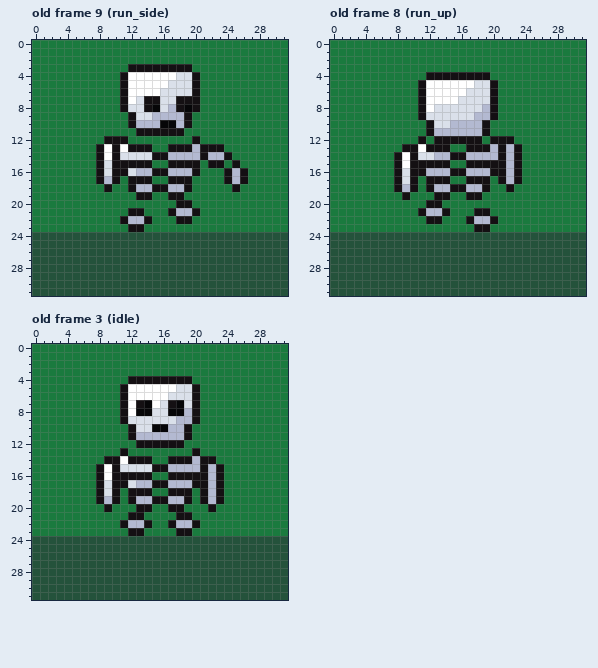
One commit to this pixel-art file: assets/sprites/WIP/skeleton.aseprite. That is the earlier state.
32x32 pixels, 10 frames. Shown: old frame 9 (run_side), old frame 8 (run_up), old frame 3 (idle). The commit also changed other frames, which this record leaves out.
After the commit:
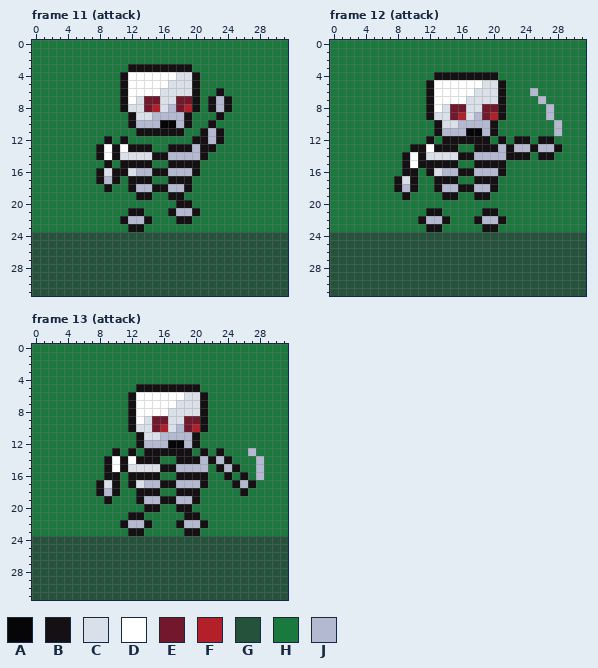
Palette (. is transparent): A #060608  B #141013  C #dae0ea  D #ffffff  E #73172d  F #b4202a  G #24523b  H #1a7a3e  J #b3b9d1
A new or re-ordered frame is compared with the old frame closest to it.
Log entry: Updated skeleton & added attack animation
The exact change:
frames 10 -> 17
Frame 11 (attack) is new; against old frame 9 (run_side), layer "main":
y 6: x 23 H -> B
y 7: x 14..15 BB -> EE; x 18..19 BB -> EE; x 22..24 HHH -> BJB
y 8: x 14..15 BA -> EF; x 18..19 BA -> EF; x 22..24 HHH -> BJB
y 9: x 23 H -> B
y 10: x 22 H -> B
y 11: x 21..23 HHH -> BJB
y 12: x 10 B -> H; x 21..23 HHH -> BJB
y 13: x 23 B -> H
y 14: x 22..24 JJB -> HHH
y 15: x 8..10 BCB -> HBH; x 22..23 BB -> HH; x 25 B -> H
y 16..17: x 24..26 BJB -> HHH
y 18: x 25 B -> H
Frame 12 (attack) is new; against old frame 8 (run_up), layer "main":
y 4: x 12 B -> H; x 20 H -> B
y 5: x 11..12 BD -> HB; x 18 C -> D; x 20..21 BH -> CB
y 6: x 11..12 BD -> HB; x 17 C -> D; x 20..21 BH -> CB; x 25 H -> J
y 7: x 11..12 BD -> HB; x 16 C -> D; x 20..21 BH -> CB; x 26 H -> J
y 8: x 11..13 BDC -> HBD; x 15..16 CC -> EE; x 19..21 JBH -> EEB; x 27 H -> J
y 9: x 11..12 BC -> HB; x 15..16 CC -> EF; x 19..21 JBH -> EFB; x 27 H -> J
y 10: x 12..13 BC -> HB; x 15 J -> C; x 19..20 BH -> JB; x 28 H -> J
y 11: x 12..13 BJ -> HB; x 17..20 JJBH -> AAJB; x 28 H -> J
y 12: x 11..13 BHB -> HBH; x 19..20 HB -> BH; x 22..24 BHH -> HBB; x 26..27 HH -> BB
y 13: x 9 B -> H; x 11..12 DB -> BD; x 15 H -> B; x 17 B -> H; x 20..28 JBJBHHHHH -> BJBJJBJJB
y 14: x 8..11 BDBC -> HBDB; x 13..15 JJB -> CCC; x 17 J -> B; x 21..22 BJ -> JB; x 24 H -> B; x 26..27 HH -> BB
y 15: x 8..10 BDB -> HBD; x 15 H -> B; x 17 B -> H; x 22..23 JB -> HH
y 16: x 8..9 BC -> HB; x 11..13 BJJ -> HBC; x 15 B -> J; x 17 J -> B; x 20 B -> J; x 22..23 JB -> HH
y 17: x 12 B -> H; x 15 H -> B; x 17 B -> H; x 20..23 HBJB -> BHHH
y 18: x 12..13 BJ -> HB; x 15 B -> J; x 17 J -> B; x 19..20 BH -> JB; x 22 B -> H
y 19: x 13 B -> H; x 15 H -> B; x 17 B -> H; x 19 H -> B
y 20: x 12..13 BB -> HH
y 21: x 11..14 BJJB -> HBBH; x 18 B -> H; x 20 H -> B
y 22: x 11..14 HBBH -> BJJB; x 17..18 BJ -> HB; x 20..21 BH -> JB
y 23: x 12..13 HH -> BB; x 18 B -> H; x 20 H -> B
Frame 13 (attack) is new; against old frame 3 (idle), layer "main":
y 4: x 12..19 BBBBBBBB -> HHHHHHHH
y 5: x 11..19 BDDDDDDCC -> HHBBBBBBB
y 6: x 11..12 BD -> HB; x 17..18 CC -> DD; x 20..21 BH -> CB
y 7: x 11..14 BDBA -> HBDD; x 16..18 CBA -> DDC; x 20..21 BH -> CB
y 8: x 11..21 BDAACCAAJBH -> HBDDDDCCCCB
y 9: x 11..13 BCC -> HBD; x 15..16 CC -> EE; x 18..21 JJBH -> CEEB
y 10: x 15..17 AAJ -> EFC; x 19..21 BHH -> EFB
y 11: x 12..15 BJJJ -> HBCC; x 19..20 BH -> JB
y 12: x 14..20 BBBBBHH -> JJJAAJB
y 13: x 10..12 HBH -> BHB; x 14..21 HHHHHHBH -> BBBBBBHB; x 23 H -> B; x 27 H -> J
y 14: x 10..12 BDB -> DBD; x 15 H -> B; x 17 B -> H; x 20..21 JB -> BJ; x 23..24 HH -> JB; x 28 H -> J
y 15: x 8..11 BDBC -> HBDB; x 15 B -> C; x 17 J -> B; x 21..22 BJ -> JH; x 24..25 HH -> JB; x 28 H -> J
y 16: x 8..9 BD -> HB; x 11 B -> H; x 15 H -> B; x 17 B -> H; x 22..24 JBH -> HHB; x 26 H -> B; x 28 H -> J
y 17: x 11..13 BCJ -> HBC; x 15 B -> J; x 17 J -> B; x 20 B -> J; x 22..23 JB -> HH; x 25..27 HHH -> BJB
y 18: x 9 C -> J; x 12 B -> H; x 15 H -> B; x 17 B -> H; x 20..23 HBJB -> BHHH; x 26 H -> B
y 19: x 8..10 BJB -> HBH; x 12..13 BJ -> HB; x 15 B -> J; x 17 J -> B; x 19..23 BHBJB -> JBHHH
y 20: x 9 B -> H; x 13 B -> H; x 15 H -> B; x 17 B -> H; x 19 H -> B; x 22 B -> H
y 21: x 18 B -> H; x 20 H -> B
y 22: x 17..18 BJ -> HB; x 20..21 BH -> JB
y 23: x 18 B -> H; x 20 H -> B
